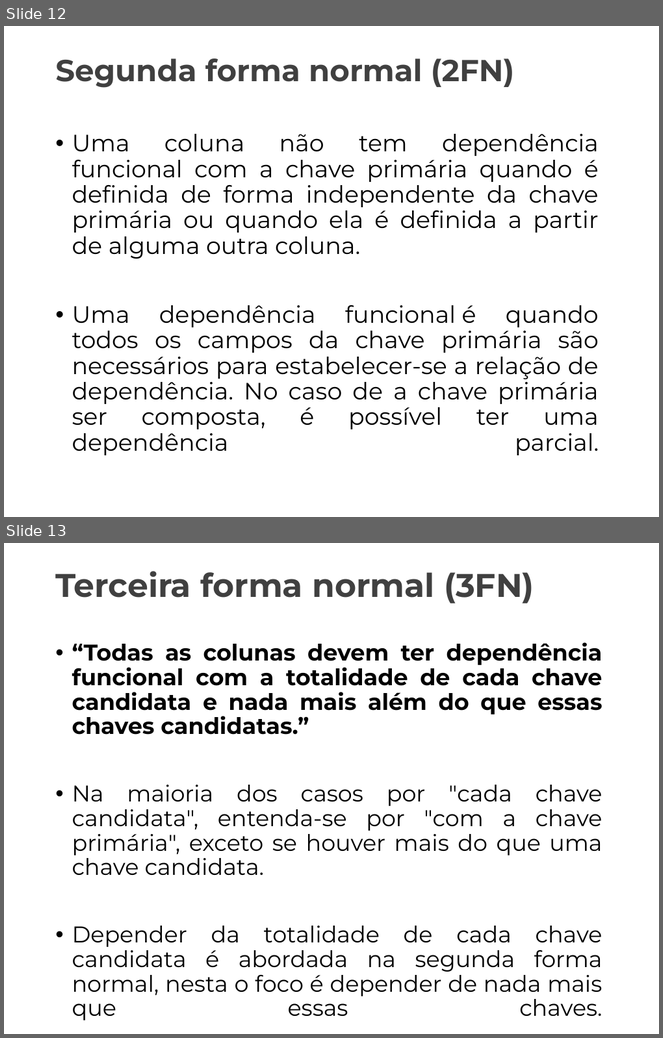
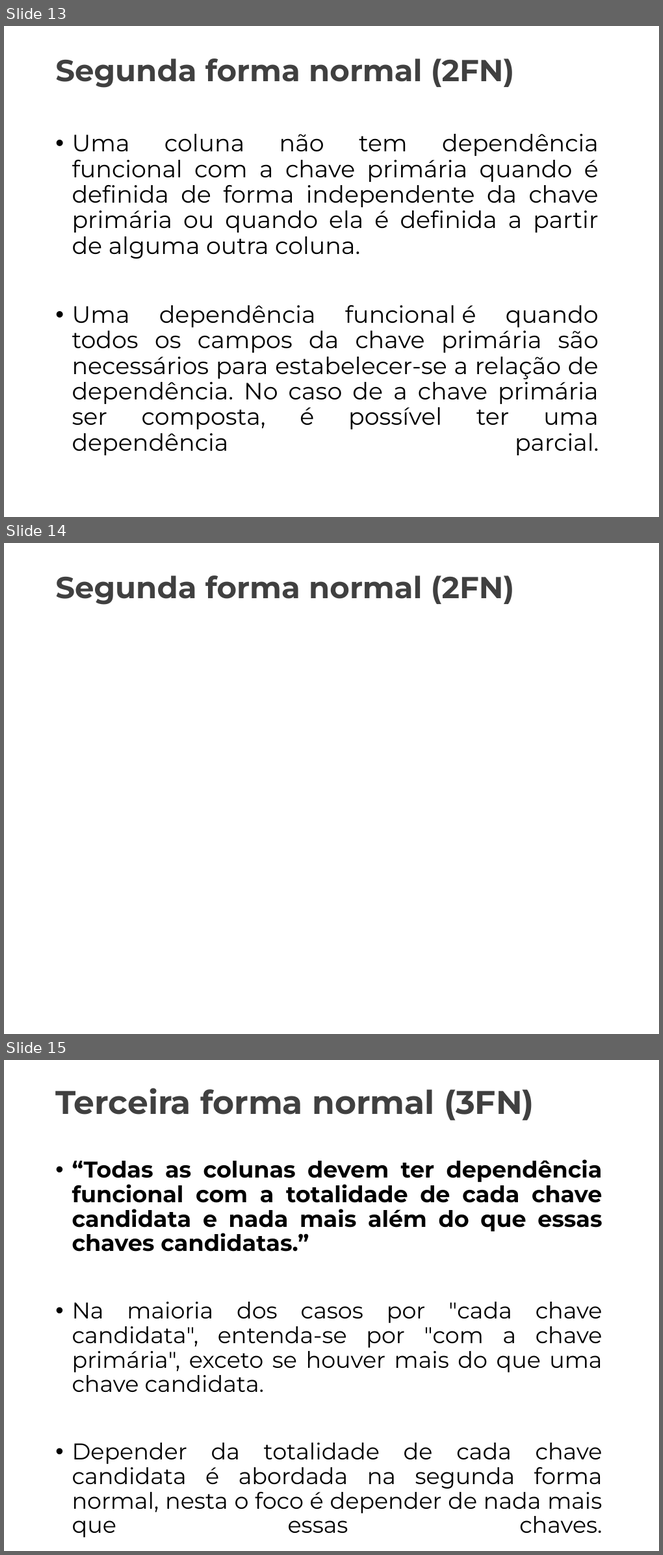
Before and after one commit to Marcaum04/Normalizacao-G2M, a slide deck: Projeto_Normalização/Apresentação_Final/AulaInvertida_Normalizacao.pptx. Shown one above the other, each under a label of ours: slides 12 and 13 before the commit, slides 13, 14 and 15 after it. The pictures are 663x1038 and 663x1555 pixels, drawn with LibreOffice and Linux fonts; fonts in the diff are those of the drawing; background and template pictures are left out. Boxes give left, top, right and bottom in pixels: in the first picture for what was removed or moved away, otherwise in the second. Text is boxed around its words. In the diff, an @@ line names an element or a change of style, - is before the commit and + after.

```diff
--- a/Projeto_Normalização/Apresentação_Final/AulaInvertida_Normalizacao.pptx
+++ b/Projeto_Normalização/Apresentação_Final/AulaInvertida_Normalizacao.pptx
@@ slide 14 added at (4,543,659,1034), background picture (left out) @@
@@ text added at (55,575,514,605), 33.3 pt, text #404040, bold @@
+Segunda forma normal (2FN)
@@ what was slide 12 is now slide 13 @@
@@ what was slide 13 is now slide 15 @@
```
Also in this commit, not shown: 7 slides changed, 5 other slides added, 1 other file.
